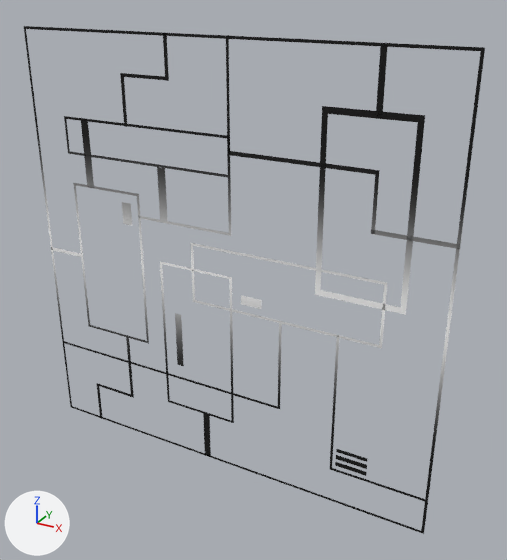
The FBX model Assets/T_Item/Effect/boxefe/boxefe.FBX: old version first, new version second.
One viewpoint serves both versions: a 50 mm camera at (1.48, -2.41, 1.22) aimed at (0.13, 0.06, -0.01). Lighting does not change. The marker at lower left points along +X, +Y and +Z. Where no turn or scale is listed for an object, it has been applied to the vertices.
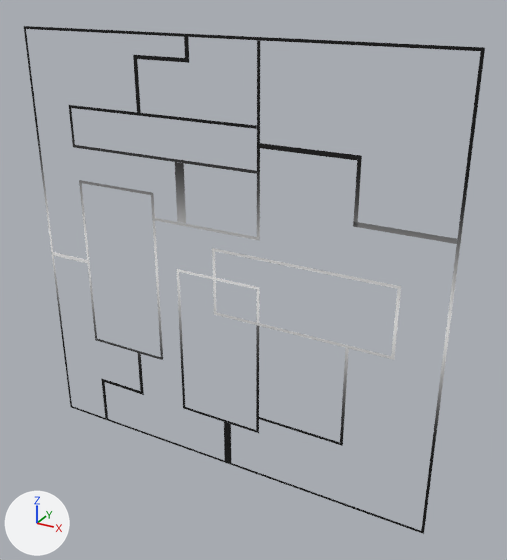
The change, as a diff of the scene's bpy script:
```diff
--- a/Assets/T_Item/Effect/boxefe/boxefe.FBX.py
+++ b/Assets/T_Item/Effect/boxefe/boxefe.FBX.py
@@ me_mesh @@
 # verts and faces of me_mesh; kept vertices keep their numbers, new ones are numbered from 202
-me_mesh.from_pydata(...)  # 202 vertices, 78 faces; spans x -1.0..1.0, y 0.0, z -1.0..1.0
+me_mesh.from_pydata(...)  # 148 vertices, 57 faces; spans x -1.0..1.0, y 0.0, z -1.0..1.0
+# me_mesh part 1: the loose piece of 4 vertices spanning x -0.79..-0.54, y 0.0, z -0.79..-0.78 is moved by (0.06, 0.0, 0.04)
+# me_mesh part 2: the loose piece of 4 vertices spanning x -0.12..-0.08, y 0.0, z -1.0..-0.74 is moved by (-0.64, 0.0, 0.01)
+# me_mesh part 3: the loose piece of 8 vertices spanning x -1.0..0.3, y 0.0, z -0.59..-0.15 is scaled about its middle by (0.318, 1.04, 1.09), then moved by (0.75, 0.0, -0.07)
+# me_mesh part 4: the loose piece of 16 vertices spanning x -0.8..-0.42, y 0.0, z -0.44..0.31 is scaled about its middle by (1.12, 1.08, 1.12), then moved by (0.06, 0.0, -0.03)
+# me_mesh part 5: the loose piece of 16 vertices spanning x -0.15..0.75, y 0.0, z -0.16..0.13 is scaled about its middle by (0.934, 1.04, 1.12), then moved by (0.08, 0.0, -0.02)
+# me_mesh part 6: the loose piece of 4 vertices spanning x 0.67..0.68, y 0.0, z 0.32..0.56 is moved by (-0.07, 0.0, 0.02)
+# me_mesh part 7: the loose piece of 8 vertices spanning x -0.43..0.05, y 0.0, z 0.2..1.0 is scaled about its middle by (1.09, 1.02, 0.979), then moved by (0.11, 0.0, 0.0)
+# me_mesh part 8: the loose piece of 4 vertices spanning x -0.47..-0.23, y 0.0, z 0.82..0.83 is moved by (0.1, 0.0, 0.08)
+# me_mesh part 9: the loose piece of 4 vertices spanning x -0.48..-0.46, y 0.0, z 0.61..0.83 is moved by (0.08, 0.0, 0.07)
+# me_mesh part 10: the loose piece of 4 vertices spanning x -0.26..-0.22, y 0.0, z -0.52..-0.24 is moved by (0.04, 0.0, 0.73)
+# me_mesh part 11: the loose piece of 4 vertices spanning x -1.0..-0.79, y 0.0, z -0.06..-0.04 is moved by (0.02, 0.0, -0.03)
+# me_mesh part 12: the loose piece of 16 vertices spanning x -0.82..0.05, y 0.0, z 0.45..0.62 is rebuilt with 12 vertices and now spans x -0.78..0.18, y 0.0, z 0.48..0.67
+# me_mesh part 13: the loose piece of 16 vertices spanning x -0.33..0.05, y 0.0, z -0.75..0.01 is rebuilt with 16 vertices and now spans x -0.24..0.19, y 0.0, z -0.76..-0.01
+# me_mesh part 14: the loose piece of 4 vertices spanning x 0.67..1.0, y 0.0, z 0.32..0.33 is rebuilt with 4 vertices and now spans x 0.59..0.99, y 0.0, z 0.33..0.35
+# me_mesh part 15: 14 loose pieces with 74 vertices, spanning x -0.79..1.0, y 0.0, z -1.0..1.0, are deleted
+# me_mesh part 16
+verts[202] = (-0.5, 0.0, -0.76)  # pixel (140, 394)
+verts[203] = (-0.5, 0.0, -0.52)  # pixel (137, 352)
+verts[204] = (-0.15, 0.0, 0.91)  # pixel (184, 57)
+verts[205] = (-0.15, 0.0, 0.99)  # pixel (184, 36)
+for new, old in zip([*range(206, 210)], [*range(202, 206)]): verts[new] = verts[old] + (0.02, 0.0, 0.0)
+verts[210] = (0.18, 0.0, -0.02)  # pixel (256, 289)
+verts[211] = (0.18, 0.0, -0.01)  # pixel (256, 286)
+verts[212] = (0.18, 0.0, -0.18)  # pixel (256, 322)
+for new, old in zip([213, 214, 215], [210, 211, 212]): verts[new] = verts[old] + (0.01, 0.0, 0.0)
+verts[216] = (0.0, 0.0, -0.99)  # pixel (224, 460)
+verts[217] = (0.04, 0.0, -0.99)  # pixel (231, 463)
+verts[218] = (0.0, 0.0, -0.76)  # pixel (223, 421)
+verts[219] = (0.04, 0.0, -0.76)  # pixel (230, 424)
+verts[220] = (0.19, 0.0, 0.61)  # pixel (259, 143)
+verts[221] = (0.19, 0.0, 0.59)  # pixel (259, 148)
+verts[222] = (0.61, 0.0, 0.61)  # pixel (361, 155)
+verts[223] = (0.61, 0.0, 0.59)  # pixel (361, 161)
+verts[224] = (-0.03, 0.0, -0.02)  # pixel (215, 280)
+verts[225] = (-0.03, 0.0, -0.01)  # pixel (215, 277)
+faces += [(210, 213, 214, 211), (216, 217, 219, 218), (202, 206, 207, 203), (220, 221, 223, 222), (204, 208, 209, 205), (210, 211, 225, 224)]
+faces += [(210, 212, 215, 213)]
 me_mesh.materials.append(mat_material__25)
```

Changed parts and their boxes (x1, y1, x2, y2) in the pictures (507 x 560 px; the box of a moved part takes in the faces that stretch with it):
part 1 of me_mesh, moved or reshaped
    before: (99, 384, 134, 397)
    after: (104, 379, 143, 394)
part 2 of me_mesh, moved or reshaped
    before: (203, 411, 211, 457)
    after: (101, 378, 108, 419)
part 3 of me_mesh, moved or reshaped
    before: (63, 321, 282, 409)
    after: (259, 348, 349, 446)
part 4 of me_mesh, moved or reshaped
    before: (73, 183, 149, 344)
    after: (79, 180, 163, 360)
part 5 of me_mesh, moved or reshaped
    before: (191, 243, 387, 348)
    after: (212, 248, 401, 360)
part 6 of me_mesh, moved or reshaped
    before: (371, 171, 379, 234)
    after: (353, 161, 361, 227)
part 7 of me_mesh, moved or reshaped
    before: (139, 35, 231, 236)
    after: (155, 40, 260, 241)
part 8 of me_mesh, moved or reshaped
    before: (121, 73, 169, 81)
    after: (137, 55, 189, 63)
part 9 of me_mesh, moved or reshaped
    before: (120, 73, 127, 127)
    after: (133, 55, 141, 113)
part 10 of me_mesh, moved or reshaped
    before: (175, 313, 184, 366)
    after: (175, 162, 186, 223)
part 11 of me_mesh, moved or reshaped
    before: (51, 247, 83, 257)
    after: (53, 252, 87, 263)
part 12 of me_mesh, rebuilt (13% wider, 11% taller)
    before: (64, 116, 230, 178)
    after: (69, 105, 257, 174)
part 13 of me_mesh, rebuilt (11% wider)
    before: (160, 261, 234, 423)
    after: (177, 269, 259, 433)
part 14 of me_mesh, rebuilt (17% wider, 14% taller)
    before: (371, 229, 460, 249)
    after: (353, 221, 457, 244)
part 15 of me_mesh, deleted
    before: (81, 33, 427, 502)
part 16 of me_mesh, added (black)
    after: (138, 37, 362, 463)
